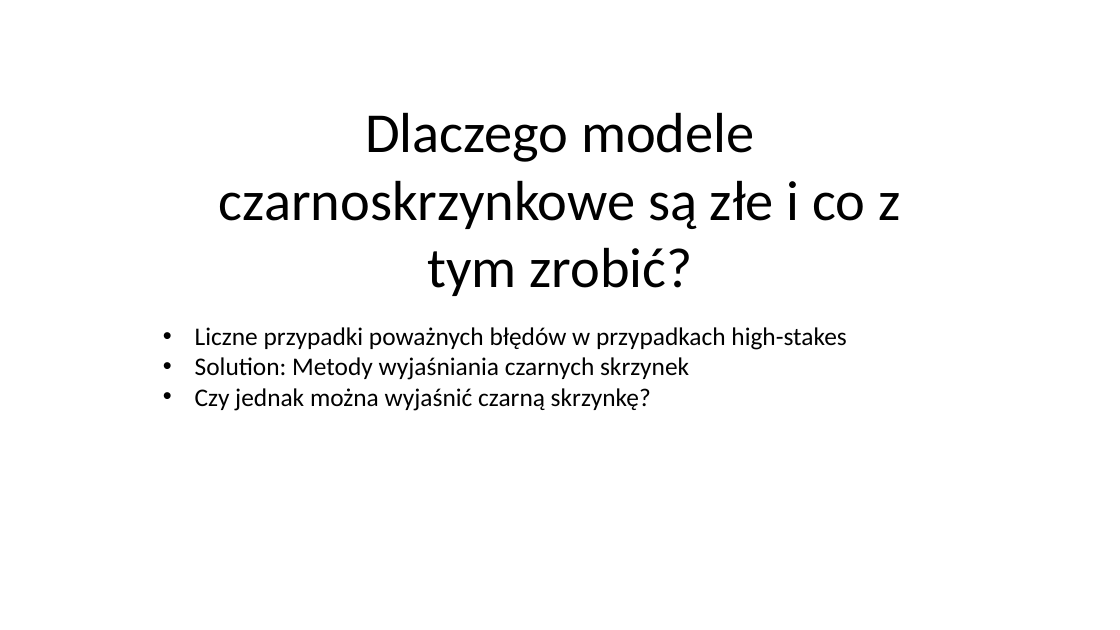
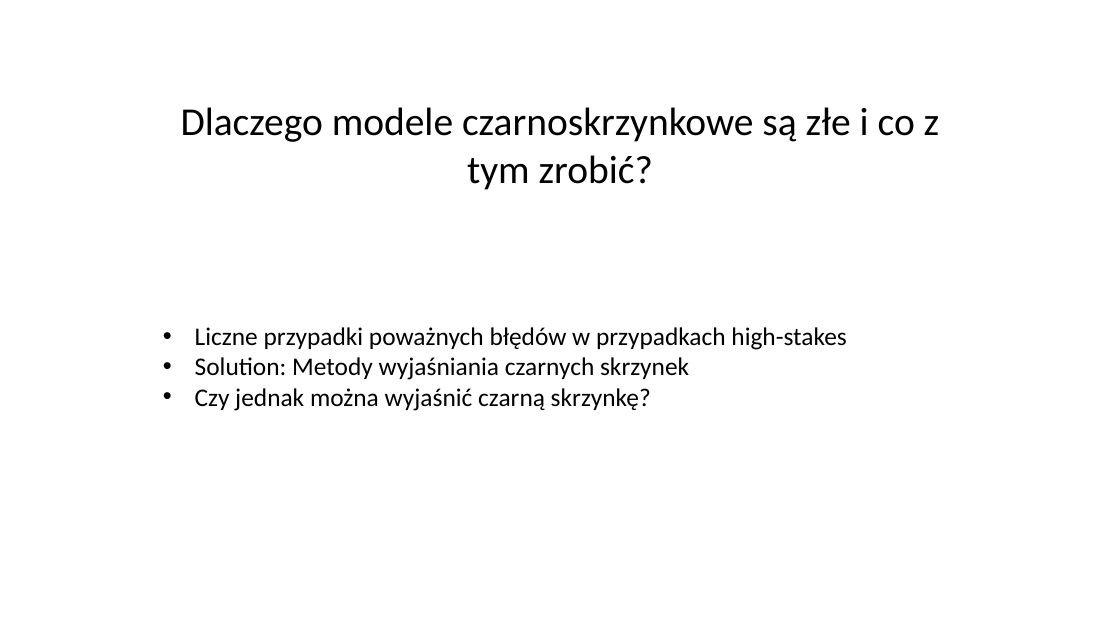
Before and after one commit to bogdankjastrzebski/WarsztatyBadawcze2, a slide deck: slide 2 of prezentacja/blackBox.odp. Drawn at 1120x630 pixels with LibreOffice and Linux fonts; fonts in the diff are those of the drawing. Boxes give left, top, right and bottom in pixels: in the first picture for what was removed or moved away, otherwise in the second. Text is boxed around its words. In the diff, an @@ line names an element or a change of style, - is before the commit and + after.

```diff
--- a/prezentacja/blackBox.odp
+++ b/prezentacja/blackBox.odp
@@ text "Dlaczego modele czarnoskrzynkowe są złe ..." at <box>181,107,940,190</box>: size 40 to 28 pt @@
```
Also in this commit, not shown: 15 other slides changed, 2 slides added, 1 other file.
